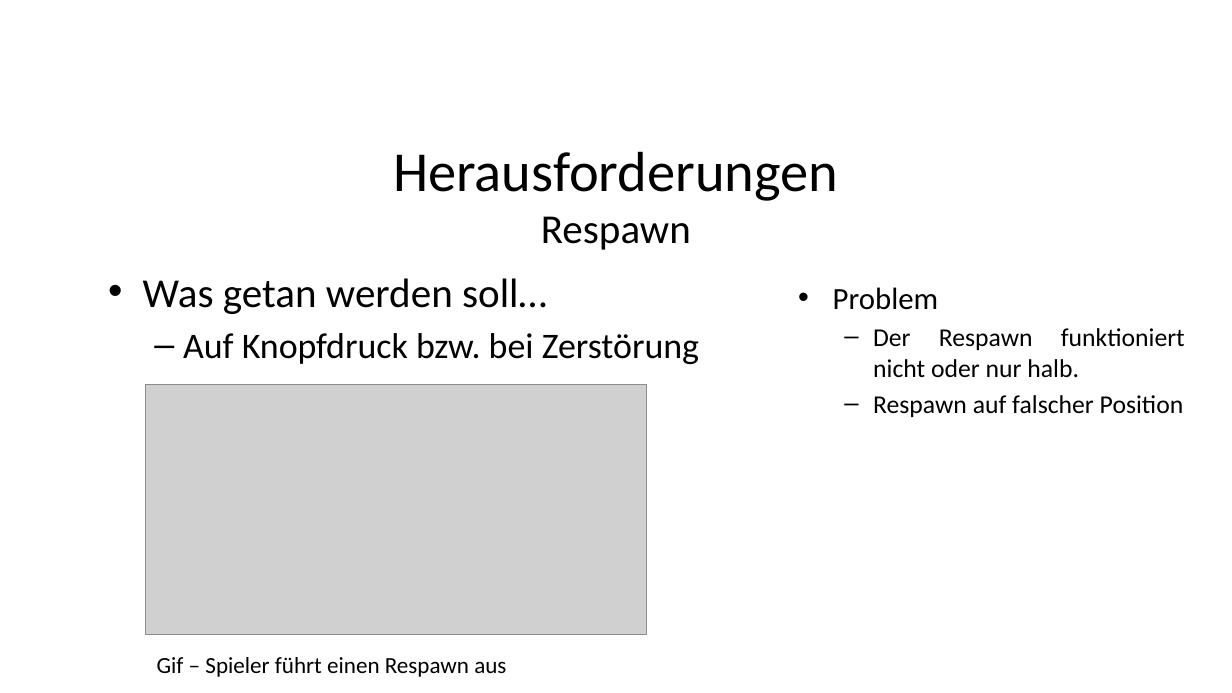
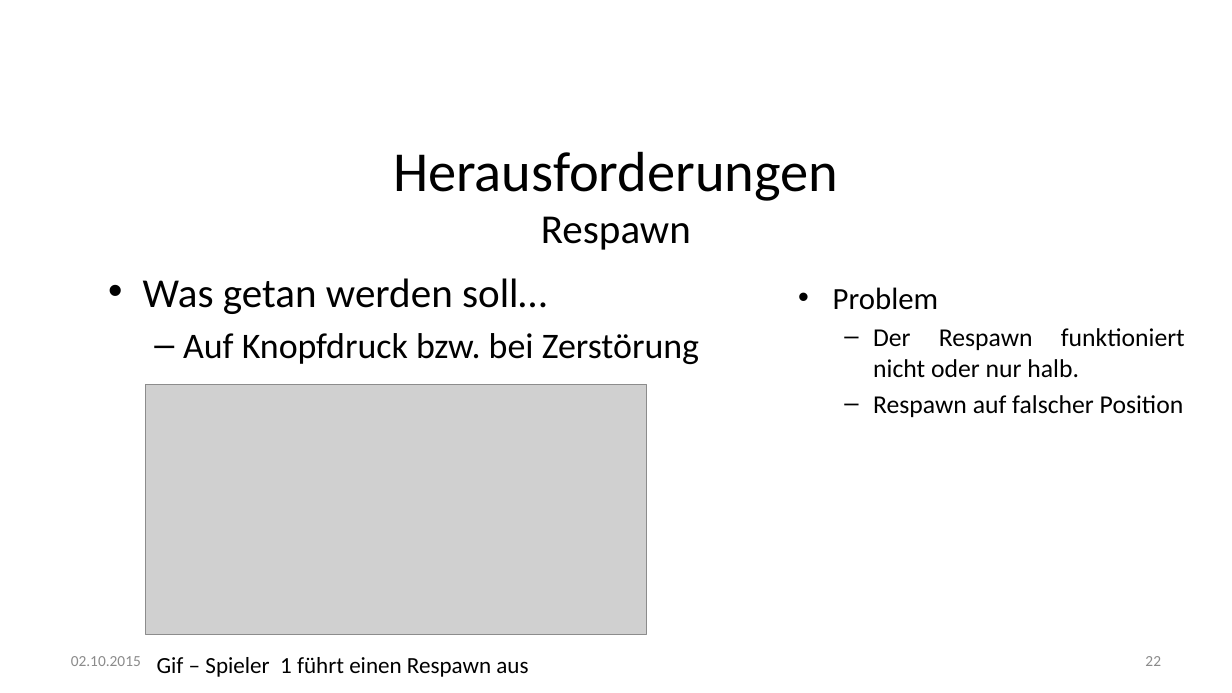
Before and after one commit to fdai3905/GDV2015, a slide deck: slide 22 of final/GDV - Finale Präsentation V0.9.pptx (slide 16 before the commit). Drawn at 1232x693 pixels with LibreOffice and Linux fonts; fonts in the diff are those of the drawing; grey boxes stand for pictures; background and template pictures are left out. Boxes give left, top, right and bottom in pixels: in the first picture for what was removed or moved away, otherwise in the second. Text is boxed around its words. In the diff, an @@ line names an element or a change of style, - is before the commit and + after.

```diff
--- a/final/GDV - Finale Präsentation V0.9.pptx
+++ b/final/GDV - Finale Präsentation V0.9.pptx
@@ text added at (x1=71, y1=656, x2=141, y2=666), 12 pt, text #8C8C8C @@
+02.10.2015
@@ text at (x1=157, y1=657, x2=528, y2=677): text changed @@
-Gif – Spieler führt einen Respawn aus
+Gif – Spieler 1 führt einen Respawn aus
@@ page number added at (x1=1145, y1=656, x2=1161, y2=666), 12 pt, text #8C8C8C @@
+22
```
Also in this commit, not shown: 31 other slides changed, 7 slides added, 44 other files.
